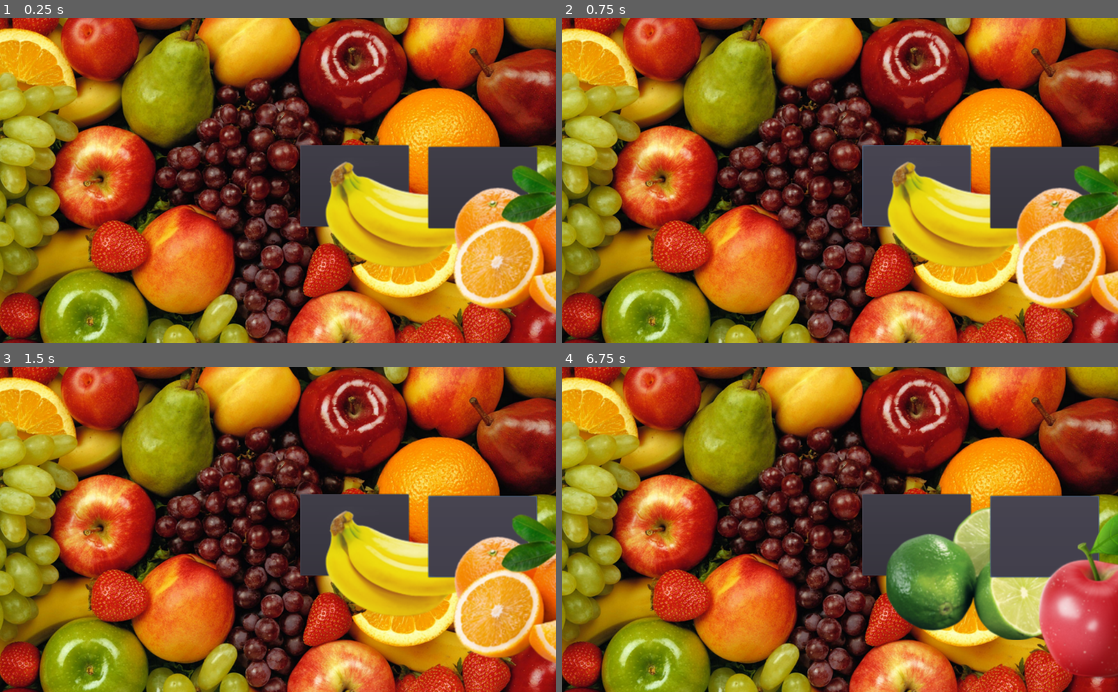
Above: before the commit, frames 1-4 (two rows, left to right).
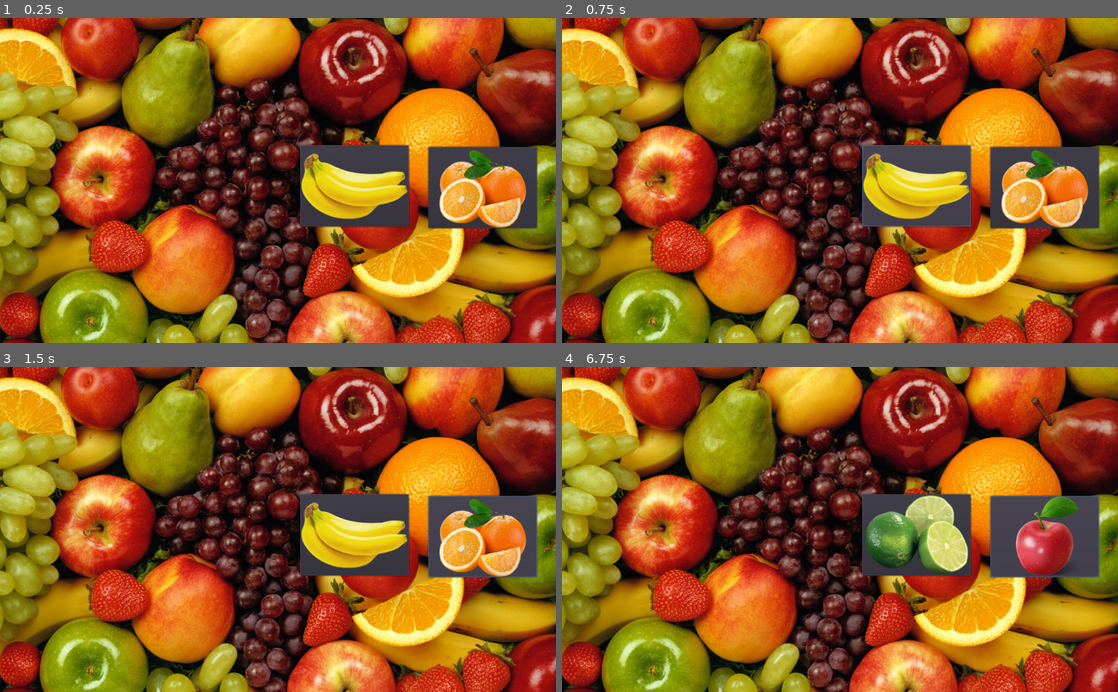
Above: after the commit, the same moments.

Repository: ClaudioKamoda/Qual-a-Fruta
Game: Godot game, scene res://cenas/telaPrincipal.tscn
The game is run twice, just before and just after one commit, with the same random seed, the same clock (stepped at 60 frames per second) and the same inputs. The project has no main scene, so this scene is started directly. The engine's default icon, where the game draws it, is replaced by a stand-in: a white triangle on a blue panel in a dark square.
Inputs (mouse positions are in pixels of both pictures, inside the frame that each line leads up to):
- Up to frame 1 (0.25 s): no input
- Up to frame 2 (0.75 s): click (917, 187) at 0.5 s
- Up to frame 3 (1.5 s): click (483, 536) at 1.25 s
- Up to frame 4 (6.75 s): click (917, 536) at 2 s; click (1045, 536) at 2.75 s; click (917, 536) at 3.5 s; click (1045, 536) at 4.25 s; tap Enter at 5, 6.5 s; tap Space at 5.75 s

The runs differ from the first frame. In frame 1, 13% of the frame differs, in the area x 54-100%, y 40-92%; in frame 2, 13%; in frame 3, 13%; in frame 4, 15%, in the area x 54-100%, y 39-96%.

Commit message:
Imagens

Diff:
--- a/cenas/telaPrincipal.tscn
+++ b/cenas/telaPrincipal.tscn
@@ -26,8 +26,6 @@
 size_flags_stretch_ratio = 0.0
 
 [node name="SpriteFruta1" type="Sprite" parent="Botões/Fruta 1"]
-position = Vector2( 43.5294, 22.6712 )
-scale = Vector2( 1.70144, 1.70144 )
 texture = ExtResource( 2 )
 centered = false
 
@@ -38,8 +36,6 @@
 margin_bottom = 388.253
 
 [node name="SpriteFruta2" type="Sprite" parent="Botões/Fruta 2"]
-position = Vector2( 41.9427, 22.6712 )
-scale = Vector2( 1.70144, 1.70144 )
 texture = ExtResource( 2 )
 centered = false
 
Binary file added: imagens/Abacate.png
Not shown, added: imagens/Abacate.png.import
Binary file added: imagens/Abacaxi.png
Not shown, added: imagens/Abacaxi.png.import
Binary file added: imagens/Banana.png
Not shown, added: imagens/Banana.png.import
Binary file added: imagens/Caju.png
Not shown, added: imagens/Caju.png.import
Binary file added: imagens/Cereja.png
Not shown, added: imagens/Cereja.png.import
Binary file added: imagens/Côco.png
Not shown, added: imagens/Côco.png.import
(and 36 more such lines)
